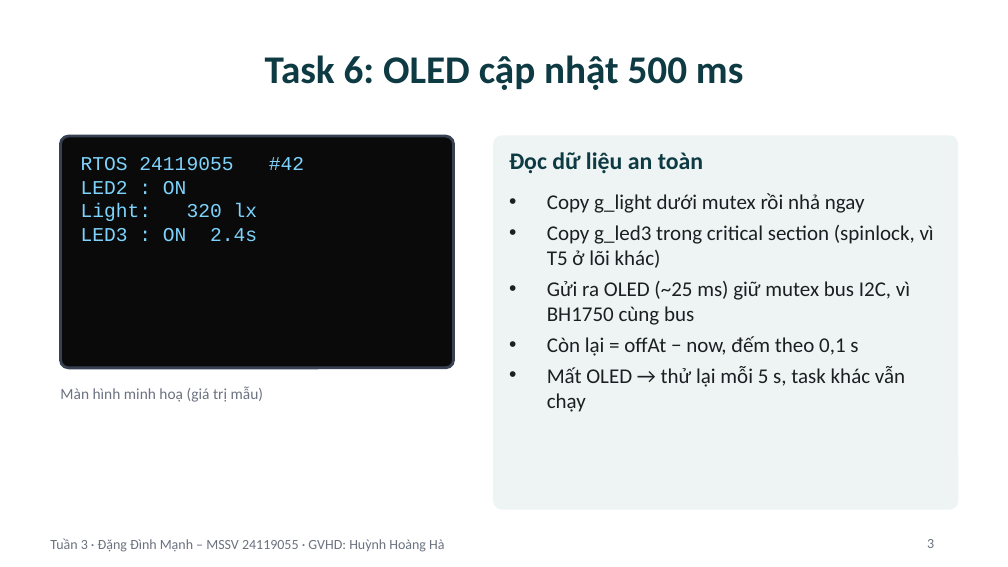
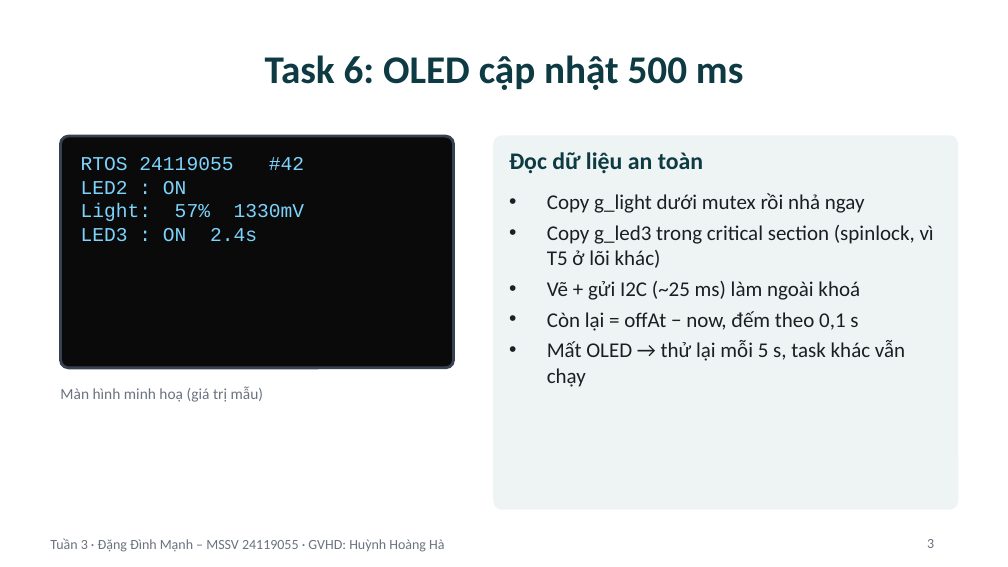
Before and after one commit to Astronaut216/rtos-freertos-esp32s3, a slide deck: slide 3 of 03_Reports/Slide_Tuan3_ProjectCaNhan.pptx. Drawn at 1008x567 pixels with LibreOffice and Linux fonts; fonts in the diff are those of the drawing. Boxes give left, top, right and bottom in pixels: in the first picture for what was removed or moved away, otherwise in the second. Text is boxed around its words. In the diff, an @@ line names an element or a change of style, - is before the commit and + after.

Commit message:
Revert "Doi cam bien sang BH1750 (I2C) + mutex bus I2C"
This reverts commit e22f2b33b9112ceadaf8986c0654046e0b3d7f98.

```diff
--- a/03_Reports/Slide_Tuan3_ProjectCaNhan.pptx
+++ b/03_Reports/Slide_Tuan3_ProjectCaNhan.pptx
@@ text at (x1=81, y1=204, x2=305, y2=221): text changed @@
-Light: 320 lx
+Light: 57% 1330mV
@@ text at (x1=547, y1=281, x2=860, y2=300): text changed @@
-• Gửi ra OLED (~25 ms) giữ mutex bus I2C, vì BH1750 cùng bus
+• Vẽ + gửi I2C (~25 ms) làm ngoài khoá
```
Also in this commit, not shown: 21 other files.
